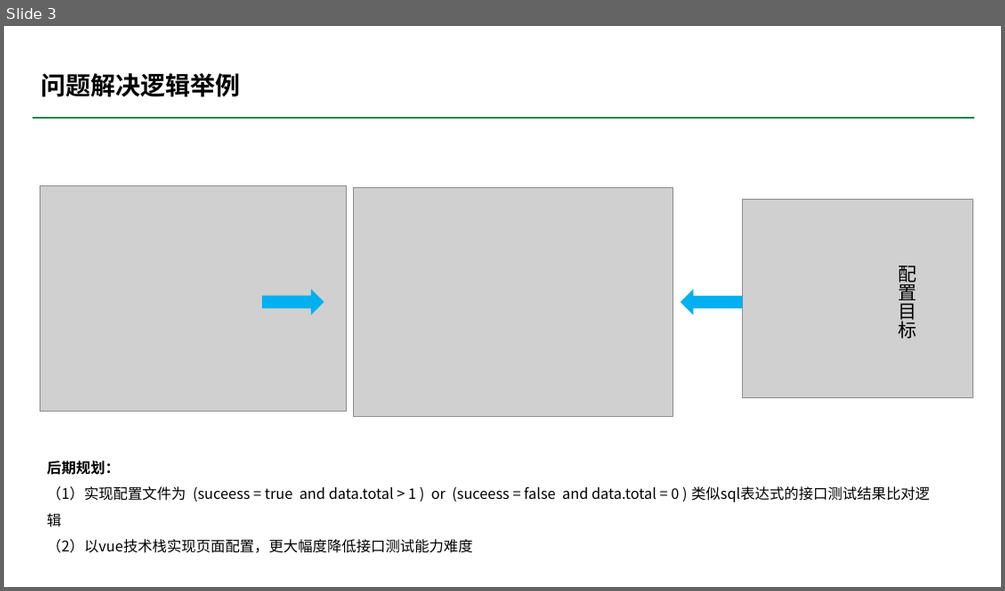
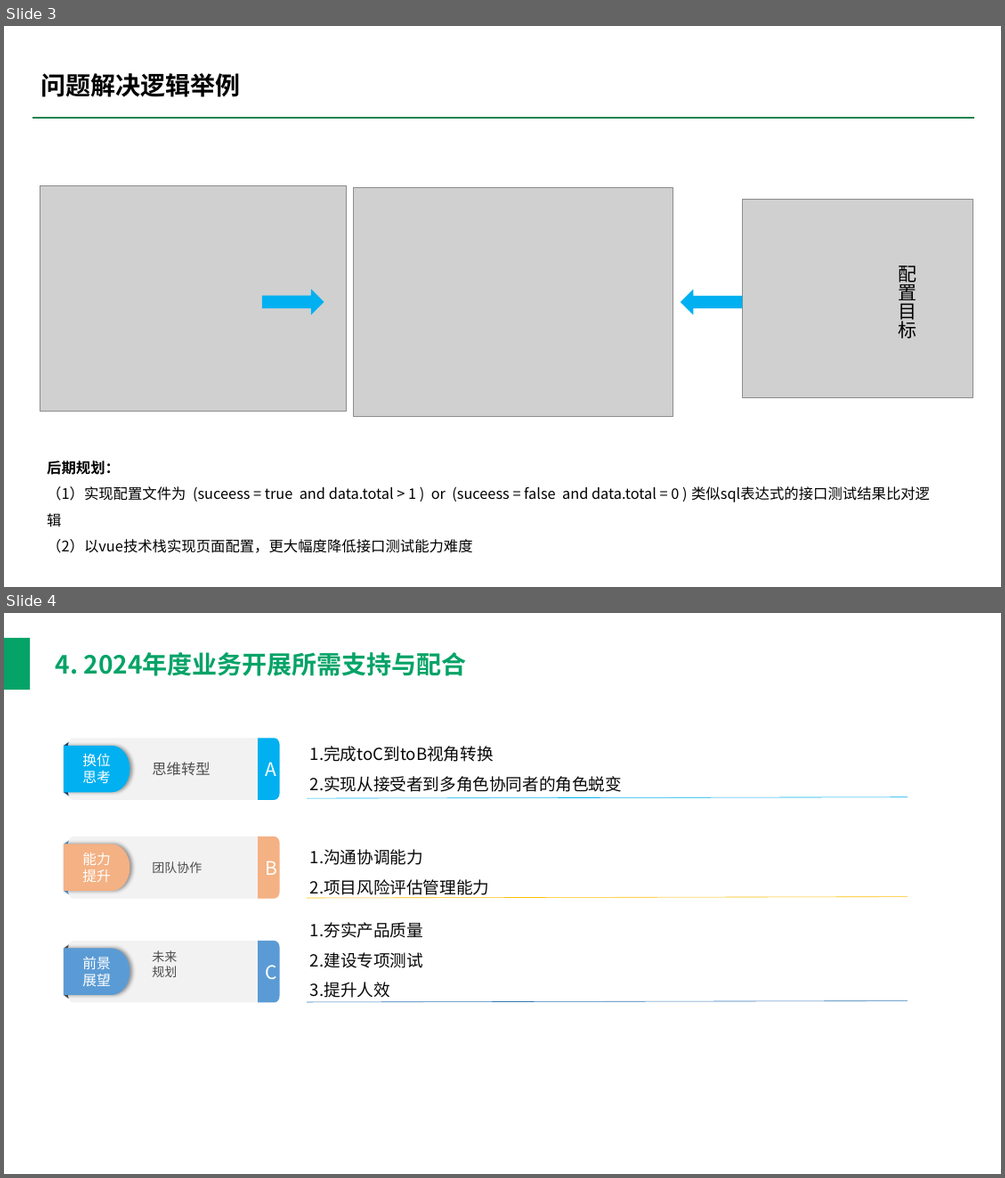
Before and after one commit to xidianlina/sql, a slide deck: 0-nspm.pptx. Shown one above the other, each under a label of ours: slide 3 before the commit, slides 3 and 4 after it. The pictures are 1005x591 and 1005x1178 pixels, drawn with LibreOffice and Linux fonts; fonts in the diff are those of the drawing; grey boxes stand for pictures; background and template pictures are left out. Boxes give left, top, right and bottom in pixels: in the first picture for what was removed or moved away, otherwise in the second. Text is boxed around its words. In the diff, an @@ line names an element or a change of style, - is before the commit and + after.

```diff
--- a/0-nspm.pptx
+++ b/0-nspm.pptx
@@ slide 4 added at [4,613,1001,1174], background #FFFFFF @@
@@ rectangle added at [4,638,30,690], fill #05A367 @@
@@ text added at [56,652,467,676], 24 pt, text #05A367, bold @@
+4. 2024年度业务开展所需支持与配合
@@ group added at [64,738,280,800]: 4 freeform shapes @@
+思维转型
+换位
+思考
+A
@@ text added at [310,746,622,792], 16 pt, text #080808 @@
+1.完成toC到toB视角转换
+2.实现从接受者到多角色协同者的角色蜕变
@@ line added from (307, 798) to (907, 797), #00B0F0 0.5 pt @@
@@ group added at [64,836,280,899]: 4 freeform shapes @@
+团队协作
+能力
+提升
+B
@@ rounded rectangle added at [307,834,910,900], 16 pt, text #080808 @@
+1.沟通协调能力
+2.项目风险评估管理能力
@@ line added from (307, 898) to (907, 896), #FFC000 0.5 pt @@
@@ text added at [310,922,423,997], 16 pt, text #080808 @@
+1.夯实产品质量
+2.建设专项测试
+3.提升人效
@@ group added at [64,941,280,1003]: 4 freeform shapes @@
+未来
+规划
+前景
+展望
+C
@@ line added from (307, 1002) to (907, 1001), #2E75B6 0.5 pt @@
```
Also in this commit, not shown: 1 other slide added.
